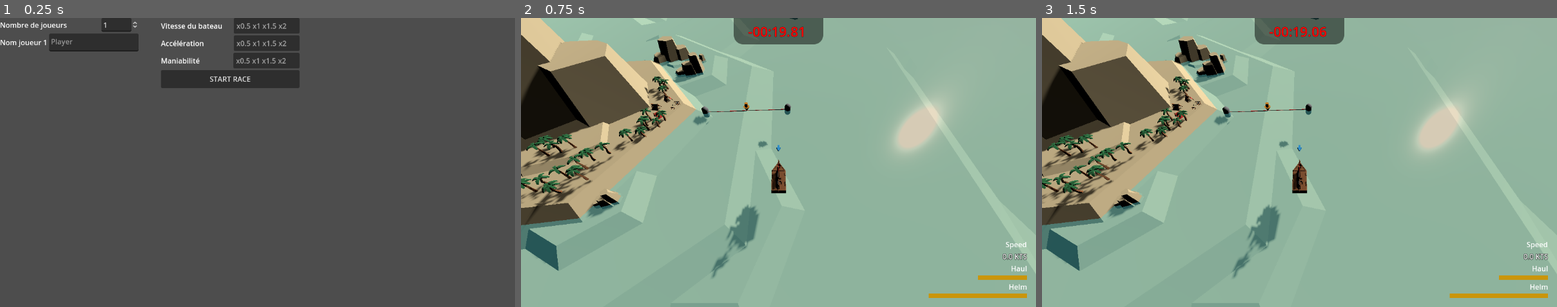
Above: before the commit, frames 1-3 (left to right).
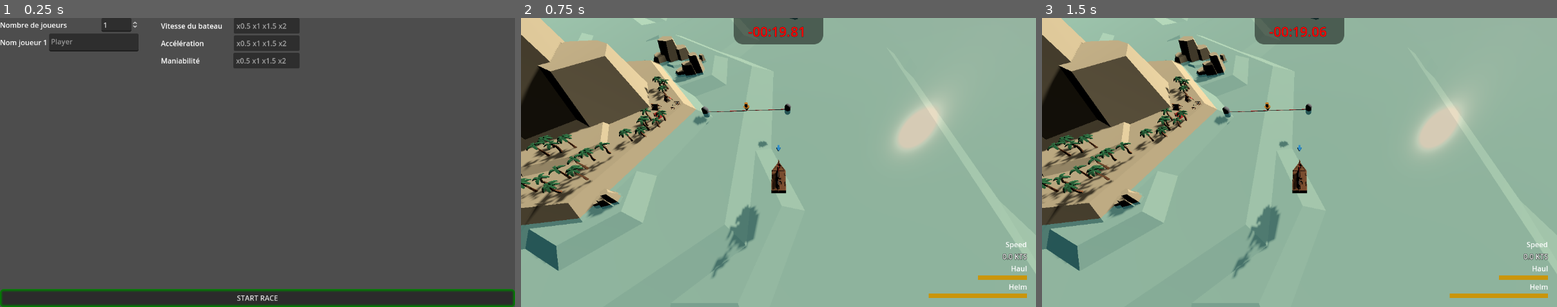
Above: after the commit, the same moments.

Repository: loiclovitana/Crapirate
Game: Godot game, scene res://src/main.tscn
The game is run twice, just before and just after one commit, with the same random seed, the same clock (stepped at 60 frames per second) and the same inputs.
Inputs (mouse positions are in pixels of both pictures, inside the frame that each line leads up to):
- Up to frame 1 (0.25 s): no input
- Up to frame 2 (0.75 s): click "START RACE" at 0.5 s
- Up to frame 3 (1.5 s): tap Enter at 1.25 s; move the mouse to (1412, 148) at 1.27 s; click (1412, 148) at 1.42 s

The runs differ from the first frame. In frame 1, 7.8% of the frame differs, in the area x 0-100%, y 18-100%; in frame 2, nothing differs; in frame 3, nothing differs.

Commit message:
records display and change play button position

Diff:
--- /dev/null
+++ b/src/interface/MainMenu/RecordsDisplay.gd
@@ -0,0 +1,15 @@
+extends VBoxContainer
+
+const record_line_scene = preload("res://src/interface/MainMenu/record_line.tscn")
+
+func set_highscores(high_scores : Array[Array]):
+	for c in get_children():
+		c.queue_free()
+
+	for idx in high_scores.size():
+		var time = high_scores[idx][HighScore.TIME_IDX]
+		var player_name = high_scores[idx][HighScore.NAME_IDX]
+
+		var recordLine =  record_line_scene.instantiate()
+		recordLine.update_data(idx+1,player_name,time)
+		add_child(recordLine)
--- /dev/null
+++ b/src/interface/MainMenu/record_line.gd
@@ -0,0 +1,11 @@
+extends ColorRect
+
+
+func update_data(idx : int ,player_name : String ,time : float):
+	%Id.set_text(str(idx))
+	%Name.set_text(player_name)
+	var minutes = int(abs(time/60))
+	var seconds = int(abs(fmod(time,60)))
+	var cent = int(abs(fmod(time,1)*100))
+	var timer_format : String = "%02d:%02d.%02d s" % [minutes , seconds,cent]
+	%Time.set_text(timer_format)
--- /dev/null
+++ b/src/interface/MainMenu/record_line.tscn
@@ -0,0 +1,46 @@
+[gd_scene load_steps=2 format=3 uid="uid://c3i0qqi04ecyw"]
+
+[ext_resource type="Script" path="res://src/interface/MainMenu/record_line.gd" id="1_ako6l"]
+
+[node name="Record" type="ColorRect"]
+custom_minimum_size = Vector2(0, 35)
+color = Color(0.168627, 0.168627, 0.168627, 1)
+script = ExtResource("1_ako6l")
+
+[node name="HBoxContainer" type="HBoxContainer" parent="."]
+layout_mode = 1
+anchors_preset = 14
+anchor_top = 0.5
+anchor_right = 1.0
+anchor_bottom = 0.5
+offset_top = -11.5
+offset_bottom = 11.5
+grow_horizontal = 2
+grow_vertical = 2
+size_flags_horizontal = 0
+theme_override_constants/separation = 20
+
+[node name="Id" type="Label" parent="HBoxContainer"]
+unique_name_in_owner = true
+layout_mode = 2
+size_flags_horizontal = 0
+text = "1"
+vertical_alignment = 1
+
+[node name="Name" type="Label" parent="HBoxContainer"]
+unique_name_in_owner = true
+layout_mode = 2
+size_flags_horizontal = 10
+text = "PlayerName"
+horizontal_alignment = 2
+vertical_alignment = 1
+
+[node name="VSeparator" type="VSeparator" parent="HBoxContainer"]
+layout_mode = 2
+
+[node name="Time" type="Label" parent="HBoxContainer"]
+unique_name_in_owner = true
+layout_mode = 2
+size_flags_horizontal = 2
+text = "Time"
+vertical_alignment = 1
--- a/src/main.gd
+++ b/src/main.gd
@@ -8,9 +8,23 @@
 	pass
 
 
+
+var current_game_preset : Dictionary ={}
 # Called every frame. 'delta' is the elapsed time since the previous frame.
 func _process(_delta: float) -> void:
-	pass
+
+	#update MainMenu
+	if %MainMenu.is_visible:
+		var new_preset = get_game_preset()
+		if new_preset != current_game_preset:
+			current_game_preset=new_preset
+			var high_scores = HighScore.load_high_score(str(new_preset))
+			%RecordsDisplay.set_highscores(high_scores)
+
+
+
+
+
 
 func get_player_name(pid):
 	return %DynamicPlayerNameInput.get_player_name(pid)
@@ -92,15 +106,19 @@
 		_ :push_warning("event %s is not handled" % event_name)
 
 
+func get_game_preset() -> Dictionary:
+	return {
+		"speed_stat" = get_vitesse()
+		,"TIME_FOR_MAX_SPEED" = get_acceleration()
+		,"maniability" = get_maniability()
+	}
+
 func _on_start_button_pressed() -> void:
 	var race = race_scene.instantiate()
 	add_child(race)
 
-	var game_preset ={
-		"speed_stat" = get_vitesse()
-		,"TIME_FOR_MAX_SPEED" = get_acceleration()
-		,"maniability" = get_maniability()
-	}
+	var game_preset =get_game_preset()
+
 	HighScore.load_high_score(str(game_preset))
 
 	for p_id in range(get_nb_player()):
--- a/src/main.tscn
+++ b/src/main.tscn
@@ -1,8 +1,23 @@
-[gd_scene load_steps=4 format=3 uid="uid://bq4wyds1k7lgo"]
+[gd_scene load_steps=7 format=3 uid="uid://bq4wyds1k7lgo"]
 
 [ext_resource type="Script" path="res://src/main.gd" id="1_f13lg"]
 [ext_resource type="Script" path="res://src/interface/MainMenu/DynamicPlayerNameInput.gd" id="2_cvfrw"]
 [ext_resource type="PackedScene" uid="uid://bw1rw6s1mabbo" path="res://src/interface/MainMenu/player_name_input.tscn" id="3_7u260"]
+[ext_resource type="Script" path="res://src/interface/MainMenu/RecordsDisplay.gd" id="4_s7t4w"]
+[ext_resource type="PackedScene" uid="uid://c3i0qqi04ecyw" path="res://src/interface/MainMenu/record_line.tscn" id="5_j8utw"]
+
+[sub_resource type="StyleBoxFlat" id="StyleBoxFlat_5a2kh"]
+bg_color = Color(0.168627, 0.168627, 0.168627, 1)
+border_width_left = 7
+border_width_top = 7
+border_width_right = 7
+border_width_bottom = 7
+border_color = Color(0, 0.517647, 0, 1)
+border_blend = true
+corner_radius_top_left = 7
+corner_radius_top_right = 7
+corner_radius_bottom_right = 7
+corner_radius_bottom_left = 7
 
 [node name="Main" type="Node"]
 script = ExtResource("1_f13lg")
@@ -18,24 +33,33 @@
 size_flags_horizontal = 8
 size_flags_vertical = 4
 
-[node name="HBoxContainer" type="HBoxContainer" parent="MainMenu"]
+[node name="VBoxContainer3" type="VBoxContainer" parent="MainMenu"]
+layout_mode = 1
+anchors_preset = 15
+anchor_right = 1.0
+anchor_bottom = 1.0
+grow_horizontal = 2
+grow_vertical = 2
+theme_override_constants/separation = 30
+
+[node name="HBoxContainer" type="HBoxContainer" parent="MainMenu/VBoxContainer3"]
 layout_mode = 2
 theme_override_constants/separation = 50
 
-[node name="VBoxContainer" type="VBoxContainer" parent="MainMenu/HBoxContainer"]
+[node name="VBoxContainer" type="VBoxContainer" parent="MainMenu/VBoxContainer3/HBoxContainer"]
 custom_minimum_size = Vector2(300, 0)
 layout_mode = 2
 
-[node name="Container" type="HBoxContainer" parent="MainMenu/HBoxContainer/VBoxContainer"]
+[node name="Container" type="HBoxContainer" parent="MainMenu/VBoxContainer3/HBoxContainer/VBoxContainer"]
 custom_minimum_size = Vector2(300, 30)
 layout_mode = 2
 
-[node name="Label" type="Label" parent="MainMenu/HBoxContainer/VBoxContainer/Container"]
+[node name="Label" type="Label" parent="MainMenu/VBoxContainer3/HBoxContainer/VBoxContainer/Container"]
 layout_mode = 2
 size_flags_horizontal = 3
 text = "Nombre de joueurs"
 
-[node name="NumberOfPlayer" type="SpinBox" parent="MainMenu/HBoxContainer/VBoxContainer/Container"]
+[node name="NumberOfPlayer" type="SpinBox" parent="MainMenu/VBoxContainer3/HBoxContainer/VBoxContainer/Container"]
 unique_name_in_owner = true
 custom_minimum_size = Vector2(50, 0)
 layout_mode = 2
@@ -43,26 +67,26 @@
 max_value = 4.0
 value = 1.0
 
-[node name="DynamicPlayerNameInput" type="VBoxContainer" parent="MainMenu/HBoxContainer/VBoxContainer"]
+[node name="DynamicPlayerNameInput" type="VBoxContainer" parent="MainMenu/VBoxContainer3/HBoxContainer/VBoxContainer"]
 unique_name_in_owner = true
 layout_mode = 2
 script = ExtResource("2_cvfrw")
 
-[node name="PlayerNameInput" parent="MainMenu/HBoxContainer/VBoxContainer/DynamicPlayerNameInput" instance=ExtResource("3_7u260")]
+[node name="PlayerNameInput" parent="MainMenu/VBoxContainer3/HBoxContainer/VBoxContainer/DynamicPlayerNameInput" instance=ExtResource("3_7u260")]
 layout_mode = 2
 
-[node name="VBoxContainer2" type="VBoxContainer" parent="MainMenu/HBoxContainer"]
+[node name="VBoxContainer2" type="VBoxContainer" parent="MainMenu/VBoxContainer3/HBoxContainer"]
 custom_minimum_size = Vector2(310, 0)
 layout_mode = 2
 
-[node name="VBoxContainer" type="HBoxContainer" parent="MainMenu/HBoxContainer/VBoxContainer2"]
+[node name="VBoxContainer" type="HBoxContainer" parent="MainMenu/VBoxContainer3/HBoxContainer/VBoxContainer2"]
 layout_mode = 2
 
-[node name="Label" type="Label" parent="MainMenu/HBoxContainer/VBoxContainer2/VBoxContainer"]
+[node name="Label" type="Label" parent="MainMenu/VBoxContainer3/HBoxContainer/VBoxContainer2/VBoxContainer"]
 layout_mode = 2
 text = "Vitesse du bateau     "
 
-[node name="VitesseSelection" type="ItemList" parent="MainMenu/HBoxContainer/VBoxContainer2/VBoxContainer"]
+[node name="VitesseSelection" type="ItemList" parent="MainMenu/VBoxContainer3/HBoxContainer/VBoxContainer2/VBoxContainer"]
 unique_name_in_owner = true
 layout_mode = 2
 size_flags_horizontal = 3
@@ -74,14 +98,14 @@
 item_2/text = "x1.5"
 item_3/text = "x2"
 
-[node name="VBoxContainer2" type="HBoxContainer" parent="MainMenu/HBoxContainer/VBoxContainer2"]
+[node name="VBoxContainer2" type="HBoxContainer" parent="MainMenu/VBoxContainer3/HBoxContainer/VBoxContainer2"]
 layout_mode = 2
 
-[node name="Label" type="Label" parent="MainMenu/HBoxContainer/VBoxContainer2/VBoxContainer2"]
+[node name="Label" type="Label" parent="MainMenu/VBoxContainer3/HBoxContainer/VBoxContainer2/VBoxContainer2"]
 layout_mode = 2
 text = "Accélération               "
 
-[node name="AccelerationSelection" type="ItemList" parent="MainMenu/HBoxContainer/VBoxContainer2/VBoxContainer2"]
+[node name="AccelerationSelection" type="ItemList" parent="MainMenu/VBoxContainer3/HBoxContainer/VBoxContainer2/VBoxContainer2"]
 unique_name_in_owner = true
 layout_mode = 2
 size_flags_horizontal = 3
@@ -93,14 +117,14 @@
 item_2/text = "x1.5"
 item_3/text = "x2"
 
-[node name="VBoxContainer3" type="HBoxContainer" parent="MainMenu/HBoxContainer/VBoxContainer2"]
+[node name="VBoxContainer3" type="HBoxContainer" parent="MainMenu/VBoxContainer3/HBoxContainer/VBoxContainer2"]
 layout_mode = 2
 
-[node name="Label" type="Label" parent="MainMenu/HBoxContainer/VBoxContainer2/VBoxContainer3"]
+[node name="Label" type="Label" parent="MainMenu/VBoxContainer3/HBoxContainer/VBoxContainer2/VBoxContainer3"]
 layout_mode = 2
 text = "Maniabilité                 "
 
-[node name="ManiabilitySelection" type="ItemList" parent="MainMenu/HBoxContainer/VBoxContainer2/VBoxContainer3"]
+[node name="ManiabilitySelection" type="ItemList" parent="MainMenu/VBoxContainer3/HBoxContainer/VBoxContainer2/VBoxContainer3"]
 unique_name_in_owner = true
 layout_mode = 2
 size_flags_horizontal = 3
@@ -112,10 +136,28 @@
 item_2/text = "x1.5"
 item_3/text = "x2"
 
-[node name="StartButton" type="Button" parent="MainMenu/HBoxContainer/VBoxContainer2"]
-custom_minimum_size = Vector2(0, 40)
+[node name="RecordsDisplay" type="VBoxContainer" parent="MainMenu/VBoxContainer3"]
+unique_name_in_owner = true
 layout_mode = 2
+script = ExtResource("4_s7t4w")
+
+[node name="Record" parent="MainMenu/VBoxContainer3/RecordsDisplay" instance=ExtResource("5_j8utw")]
+layout_mode = 2
+
+[node name="StartButton" type="Button" parent="MainMenu"]
+custom_minimum_size = Vector2(200, 40)
+layout_mode = 1
+anchors_preset = 12
+anchor_top = 1.0
+anchor_right = 1.0
+anchor_bottom = 1.0
+offset_top = -37.0
+grow_horizontal = 2
+grow_vertical = 0
+size_flags_horizontal = 10
+size_flags_vertical = 8
+theme_override_styles/normal = SubResource("StyleBoxFlat_5a2kh")
 text = "START RACE"
 
-[connection signal="value_changed" from="MainMenu/HBoxContainer/VBoxContainer/Container/NumberOfPlayer" to="MainMenu/HBoxContainer/VBoxContainer/DynamicPlayerNameInput" method="_on_number_player_value_changed"]
-[connection signal="pressed" from="MainMenu/HBoxContainer/VBoxContainer2/StartButton" to="." method="_on_start_button_pressed"]
+[connection signal="value_changed" from="MainMenu/VBoxContainer3/HBoxContainer/VBoxContainer/Container/NumberOfPlayer" to="MainMenu/VBoxContainer3/HBoxContainer/VBoxContainer/DynamicPlayerNameInput" method="_on_number_player_value_changed"]
+[connection signal="pressed" from="MainMenu/StartButton" to="." method="_on_start_button_pressed"]
